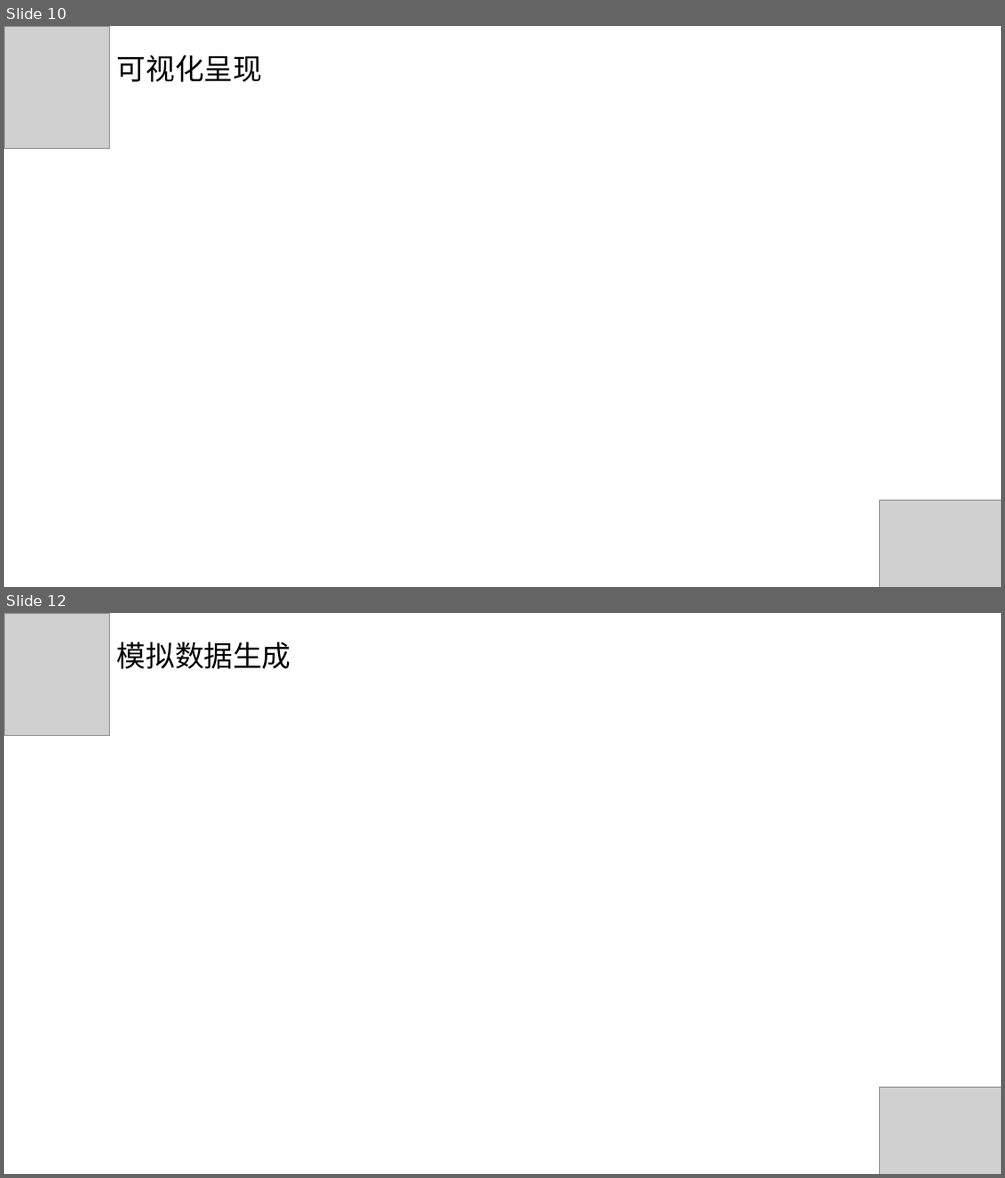
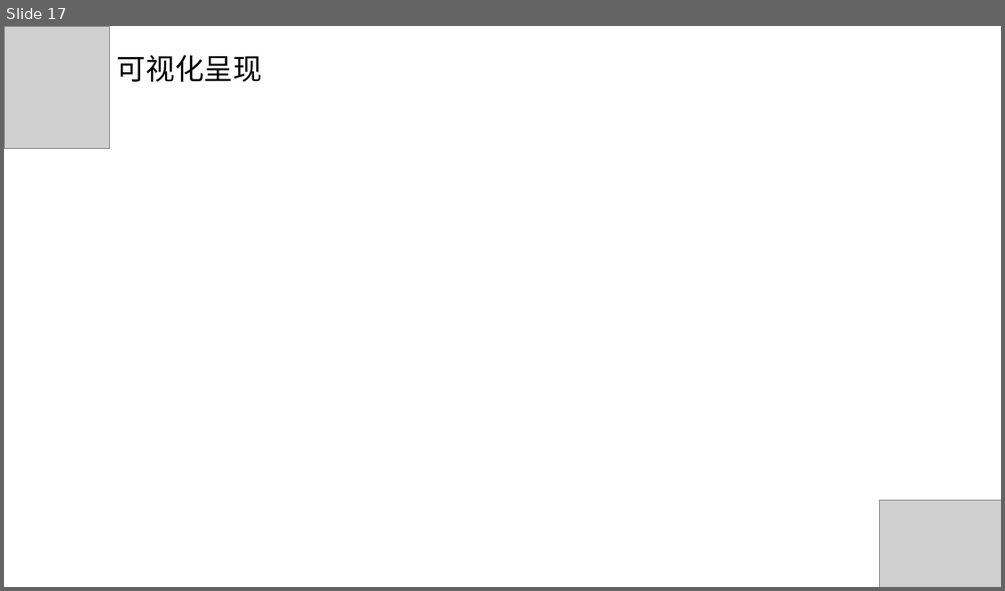
Before and after one commit to hunter95671/DataWarehouse, a slide deck: 电商离线数据仓库流程架构.pptx. Shown one above the other, each under a label of ours: slides 10 and 12 before the commit, slide 17 after it; the slides between them are not shown. The pictures are 1005x1178 and 1005x591 pixels, drawn with LibreOffice and Linux fonts; fonts in the diff are those of the drawing; grey boxes stand for pictures. Boxes give left, top, right and bottom in pixels: in the first picture for what was removed or moved away, otherwise in the second. Text is boxed around its words. In the diff, an @@ line names an element or a change of style, - is before the commit and + after.

```diff
--- a/电商离线数据仓库流程架构.pptx
+++ b/电商离线数据仓库流程架构.pptx
@@ slide 12 removed at [4,613,1001,1174], background #FFFFFF @@
@@ picture removed at [4,613,109,736] @@
@@ text removed at [117,641,291,669] @@
-模拟数据生成
@@ picture removed at [880,1086,1001,1174] @@
@@ what was slide 10 is now slide 17 @@
```
Also in this commit, not shown: 4 slides changed, 9 slides added.
